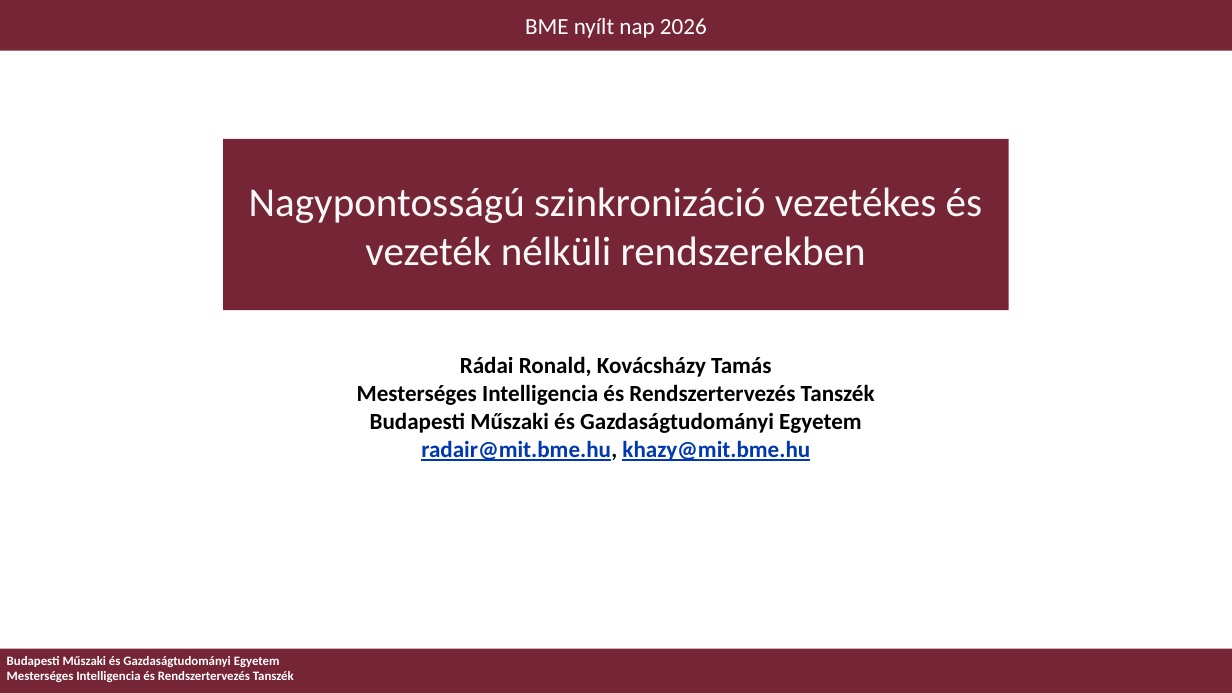
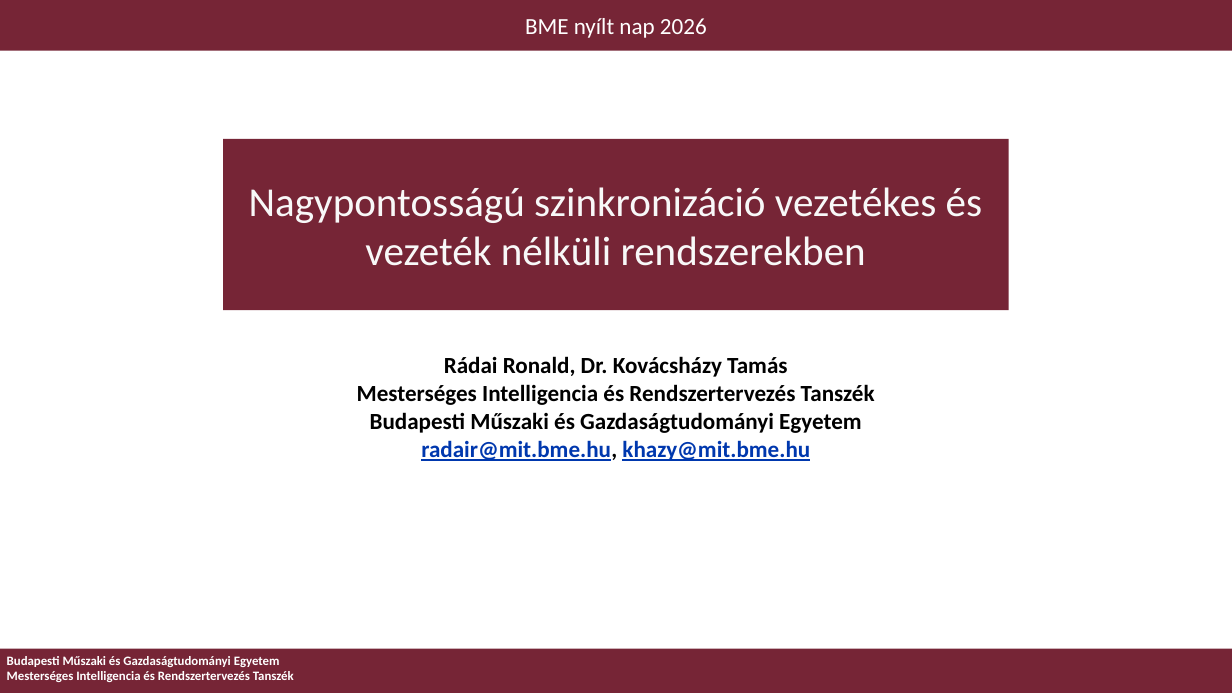
Before and after one commit to mineroni/FTMQuartzDriftDemonstrator, a slide deck: slide 1 of FTM_nyilt_nap.pptx. Drawn at 1232x693 pixels with LibreOffice and Linux fonts; fonts in the diff are those of the drawing; background and template pictures are left out. Boxes give left, top, right and bottom in pixels: in the first picture for what was removed or moved away, otherwise in the second. Text is boxed around its words. In the diff, an @@ line names an element or a change of style, - is before the commit and + after.

Commit message:
Presentation modified

```diff
--- a/FTM_nyilt_nap.pptx
+++ b/FTM_nyilt_nap.pptx
@@ table at (230,347,1002,470) @@
-row 1, column 1: Rádai Ronald, Kovácsházy Tamás / Mesterséges Intelligencia és Rendszertervezés Tanszék / Budapesti Műszaki és Gazdaságtudományi Egyetem / radair@mit.bme.hu, khazy@mit.bme.hu
+row 1, column 1: Rádai Ronald, Dr. Kovácsházy Tamás / Mesterséges Intelligencia és Rendszertervezés Tanszék / Budapesti Műszaki és Gazdaságtudományi Egyetem / radair@mit.bme.hu, khazy@mit.bme.hu
```
Also in this commit, not shown: 5 other slides changed, 2 slides removed.
